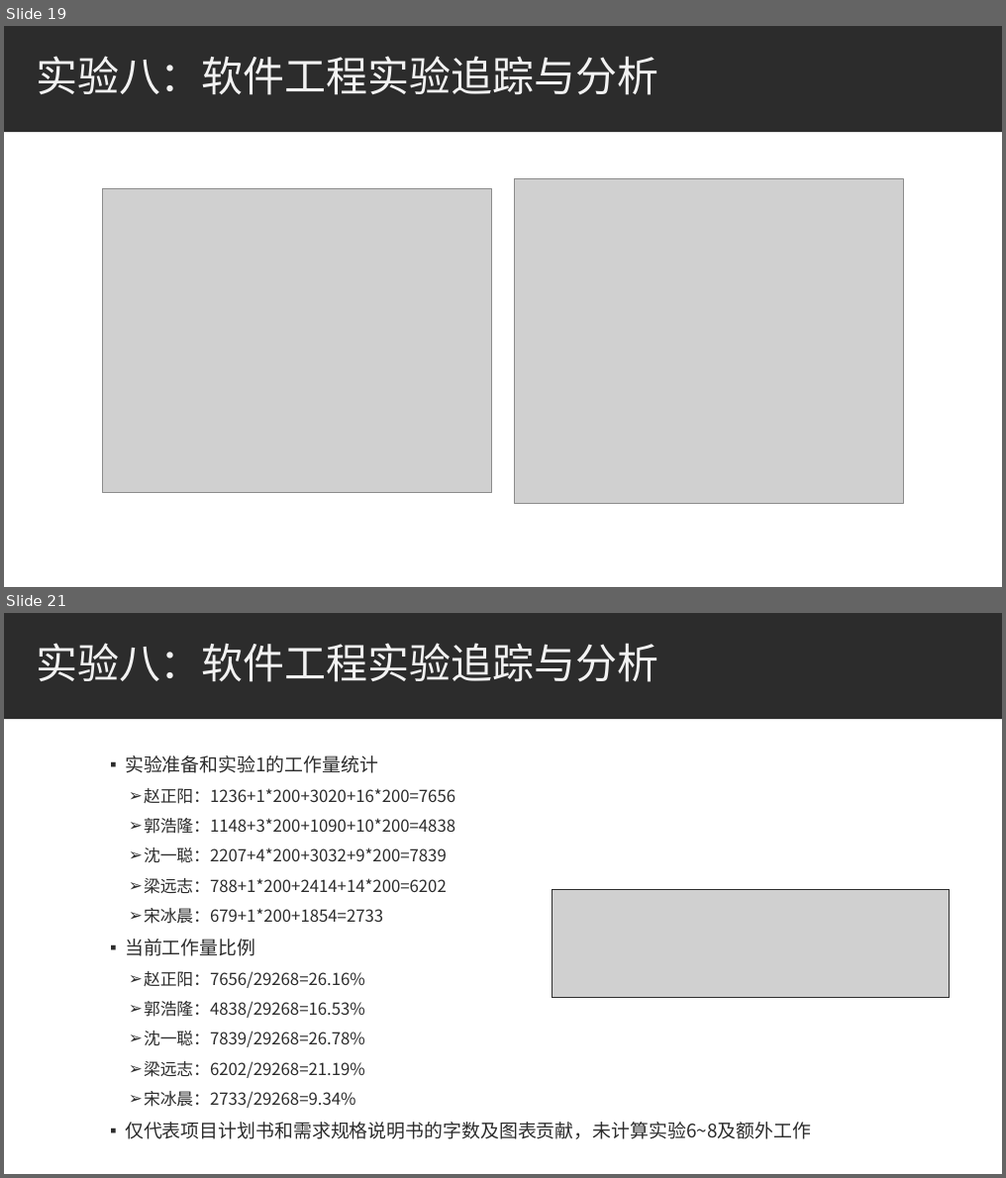
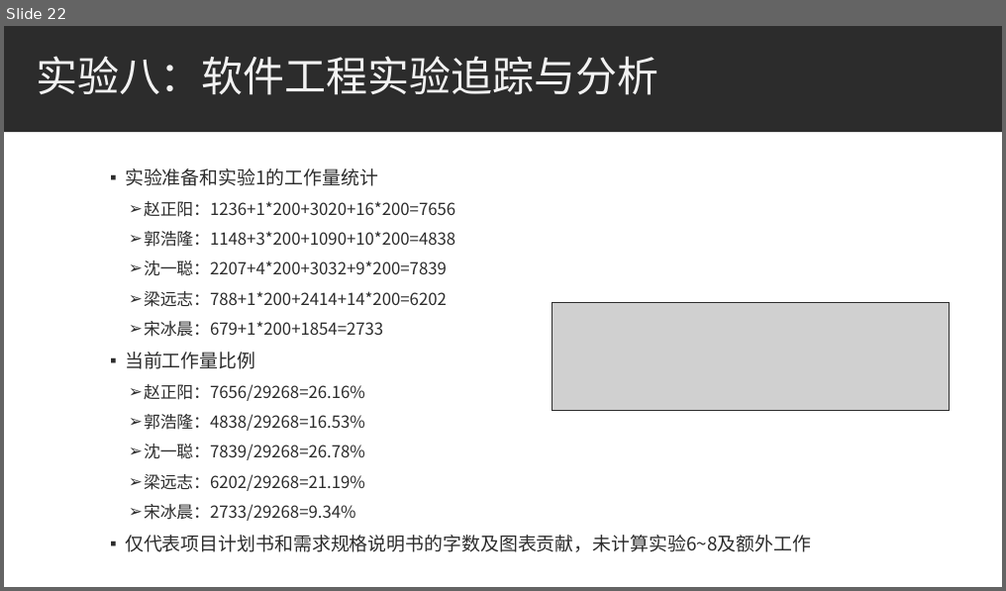
Before and after one commit to bhsei/20_H, a slide deck: 3.项目PPT/第6周_需求分析改进汇报ppt.pptx. Shown one above the other, each under a label of ours: slides 19 and 21 before the commit, slide 22 after it; the slides between them are not shown. The pictures are 1006x1178 and 1006x591 pixels, drawn with LibreOffice and Linux fonts; fonts in the diff are those of the drawing; grey boxes stand for pictures. Boxes give left, top, right and bottom in pixels: in the first picture for what was removed or moved away, otherwise in the second. Text is boxed around its words. In the diff, an @@ line names an element or a change of style, - is before the commit and + after.

Commit message:
修改需求分析改进汇报ppt；README实验1标记完成

```diff
--- a/3.项目PPT/第6周_需求分析改进汇报ppt.pptx
+++ b/3.项目PPT/第6周_需求分析改进汇报ppt.pptx
@@ slide 19 removed at (4, 26, 1002, 587), background #FFFFFF; not listed: 1 template element that a slide beside it also shows @@
@@ title removed at (36, 56, 658, 95) @@
-实验八：软件工程实验追踪与分析
@@ picture removed at (103, 189, 492, 494) @@
@@ picture removed at (514, 178, 903, 503) @@
@@ what was slide 21 is now slide 22 @@
```
Also in this commit, not shown: 3 slides changed, 3 slides added, 1 other slide removed, 1 other file.
